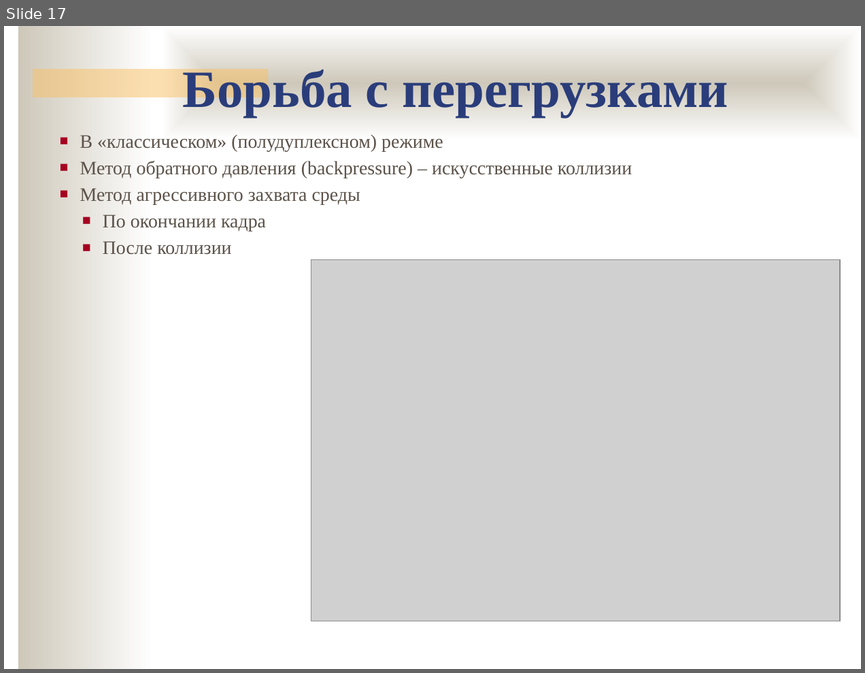
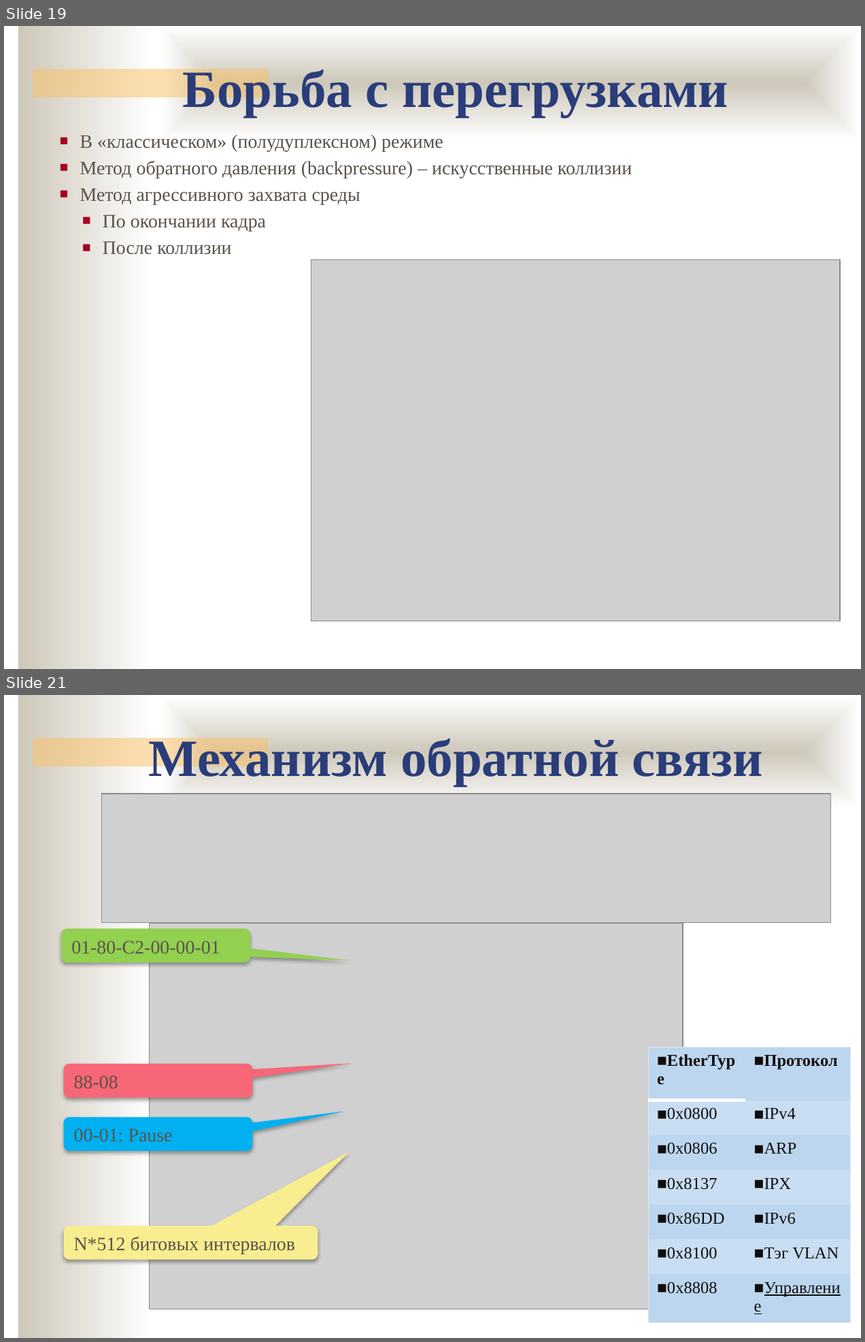
Before and after one commit to ukoloff/nets, a slide deck: 07.pptx. Shown one above the other, each under a label of ours: slide 17 before the commit, slides 19 and 21 after it; the slides between them are not shown. The pictures are 865x673 and 865x1342 pixels, drawn with LibreOffice and Linux fonts; fonts in the diff are those of the drawing; grey boxes stand for pictures; background and template pictures are left out. Boxes give left, top, right and bottom in pixels: in the first picture for what was removed or moved away, otherwise in the second. Text is boxed around its words. In the diff, an @@ line names an element or a change of style, - is before the commit and + after.

```diff
--- a/07.pptx
+++ b/07.pptx
@@ slide 21 added at [4,695,861,1338], background #FFFFFF; not listed: 3 template elements that a slide beside it also shows @@
@@ text added at [149,734,763,785], 44 pt, text #2A3D7A, bold @@
+Механизм обратной связи
@@ picture added at [102,794,830,923] @@
@@ rounded speech box added at [61,929,250,962], fill #92D050, 16 pt, text #5B5249 @@
+01-80-С2-00-00-01
@@ picture added at [149,923,683,1308] @@
@@ table added at [649,1047,851,1308], 7 rows, 2 columns @@
+EtherType | Протокол
+0x0800 | IPv4
+0x0806 | ARP
+0x8137 | IPX
+0x86DD | IPv6
+0x8100 | Тэг VLAN
+0x8808 | Управление
@@ rounded speech box added at [64,1064,252,1097], fill #F76778, 16 pt, text #5B5249 @@
+88-08
@@ rounded speech box added at [64,1117,252,1150], fill #00B0F0, 16 pt, text #5B5249 @@
+00-01: Pause
@@ rounded speech box added at [64,1225,318,1259], fill #F8EE90, 16 pt, text #5B5249 @@
+N*512 битовых интервалов
@@ what was slide 17 is now slide 19 @@
```
Also in this commit, not shown: 1 slide changed, 11 other slides added.
